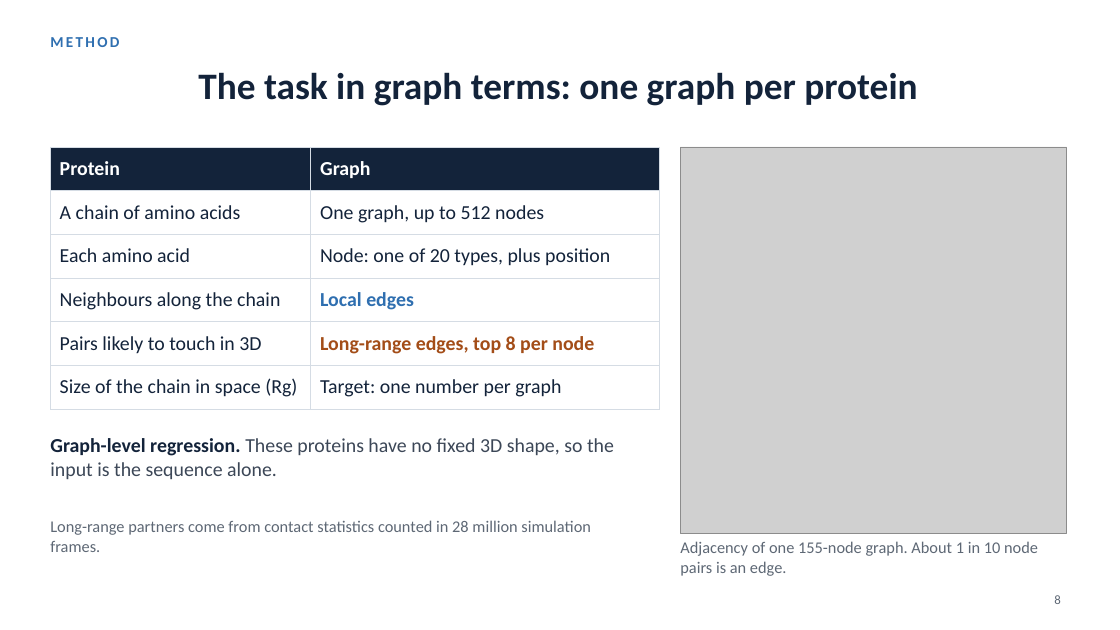
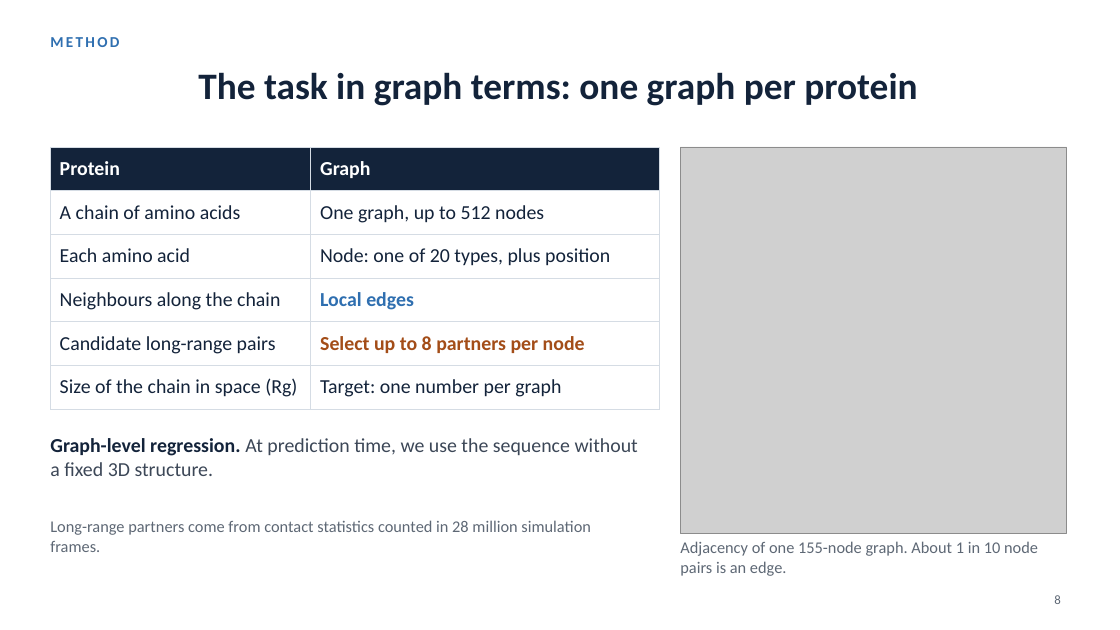
Before and after one commit to Andychung1229/claudev2, a slide deck: slide 8 of comp5222-presentation/ContactGAT_talk.pptx. Drawn at 1120x630 pixels with LibreOffice and Linux fonts; fonts in the diff are those of the drawing; grey boxes stand for pictures. Boxes give left, top, right and bottom in pixels: in the first picture for what was removed or moved away, otherwise in the second. Text is boxed around its words. In the diff, an @@ line names an element or a change of style, - is before the commit and + after.

Commit message:
Polish graph presentation and add future research directions

```diff
--- a/comp5222-presentation/ContactGAT_talk.pptx
+++ b/comp5222-presentation/ContactGAT_talk.pptx
@@ table at (50, 147, 660, 401) @@
-row 5, column 1: Pairs likely to touch in 3D
+row 5, column 1: Candidate long-range pairs
-row 5, column 2: Long-range edges, top 8 per node
+row 5, column 2: Select up to 8 partners per node
@@ text at (50, 438, 638, 476): text changed @@
-Graph-level regression. These proteins have no fixed 3D shape, so the input is the sequence alone.
+Graph-level regression. At prediction time, we use the sequence without a fixed 3D structure.
```
Also in this commit, not shown: 6 other slides changed, 2 other files.
